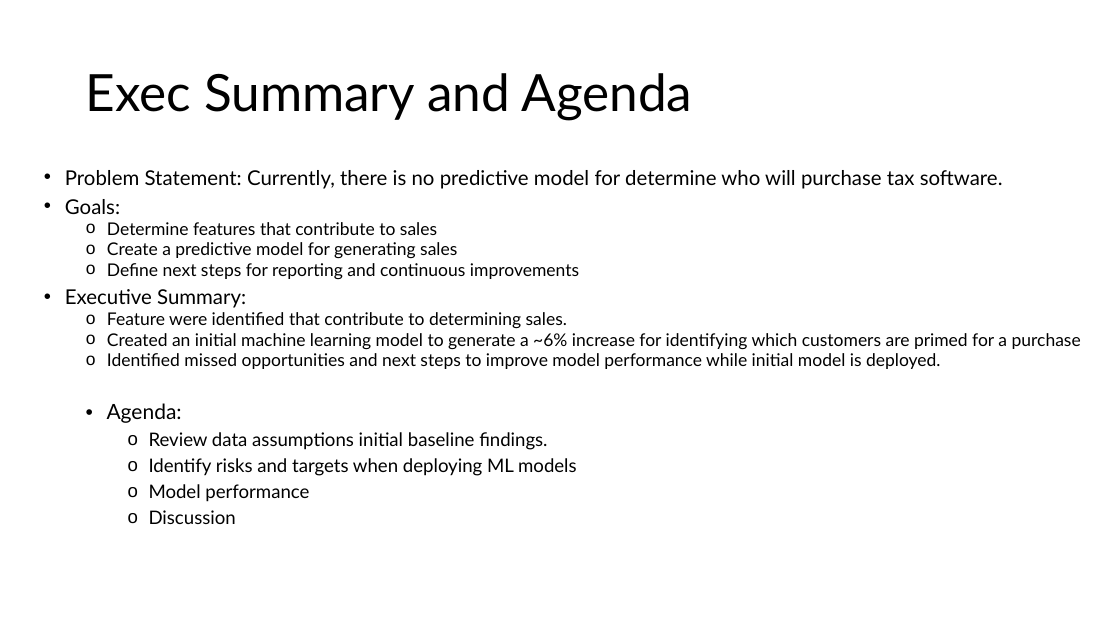
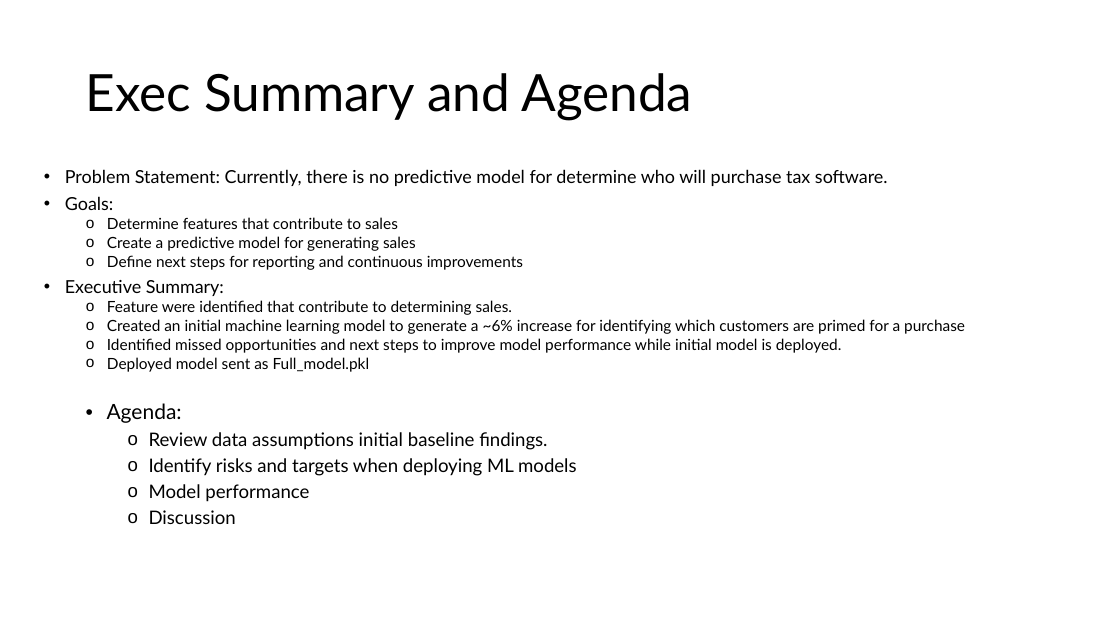
Before and after one commit to ngwells/phData_Challenge, a slide deck: slide 2 of Client_Presentation.pptx. Drawn at 1120x630 pixels with LibreOffice and Linux fonts; fonts in the diff are those of the drawing. Boxes give left, top, right and bottom in pixels: in the first picture for what was removed or moved away, otherwise in the second. Text is boxed around its words. In the diff, an @@ line names an element or a change of style, - is before the commit and + after.

```diff
--- a/Client_Presentation.pptx
+++ b/Client_Presentation.pptx
@@ text at (65,169,965,353): size 17.5 to 15.4 pt in "Problem Statement: Currently, there is no predictive ...", "Goals:", "Executive Summary:"; size 15 to 13.2 pt in "Determine features that contribute to sales", "Create a predictive model for generating sales", "Define next steps for reporting and continuous ...", "Feature were identified that contribute to determining ..." and 2 more places @@
@@ text at (107,357,370,372): paragraph added @@
+  o Deployed model sent as Full_model.pkl
```
Also in this commit, not shown: 1 other slide changed.
